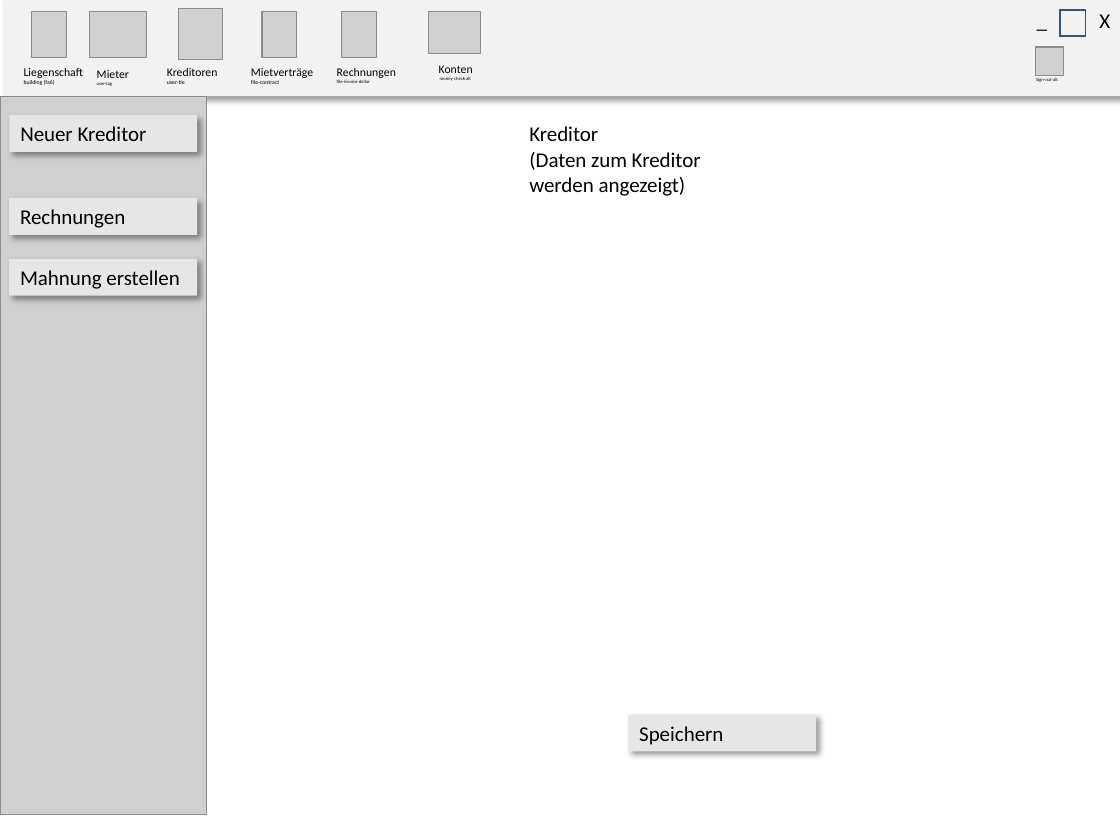
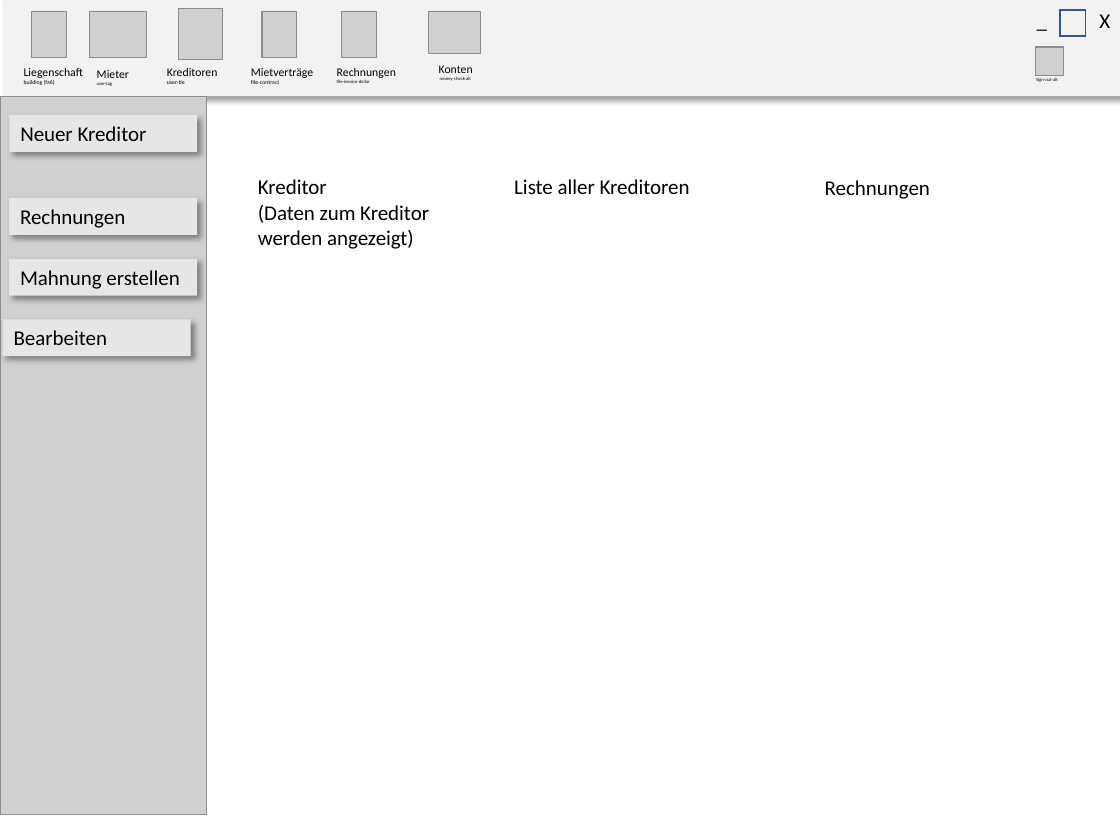
Before and after one commit to sirtheta/ImmoGlobal_Semesterarbeit, a slide deck: slide 6 of docs/GUI-Design.pptx. Drawn at 1120x840 pixels with LibreOffice and Linux fonts; fonts in the diff are those of the drawing; grey boxes stand for pictures. Boxes give left, top, right and bottom in pixels: in the first picture for what was removed or moved away, otherwise in the second. Text is boxed around its words. In the diff, an @@ line names an element or a change of style, - is before the commit and + after.

```diff
--- a/docs/GUI-Design.pptx
+++ b/docs/GUI-Design.pptx
@@ text "Kreditor": place and size @@
-text "Kreditor" at bbox=[529, 126, 701, 196]
+text "Kreditor" at bbox=[258, 179, 429, 249]
@@ text added at bbox=[514, 179, 690, 194], 13.5 pt, text #000000 @@
+Liste aller Kreditoren
@@ text added at bbox=[825, 180, 930, 199], 13.5 pt, text #000000 @@
+Rechnungen
@@ rectangle added at bbox=[2, 319, 190, 356], fill #E7E6E6, 13.5 pt, text #000000 @@
+Bearbeiten
@@ rectangle removed at bbox=[628, 715, 816, 752] @@
-Speichern
```
Also in this commit, not shown: 7 other slides changed, 1 slide added, 16 other files.
